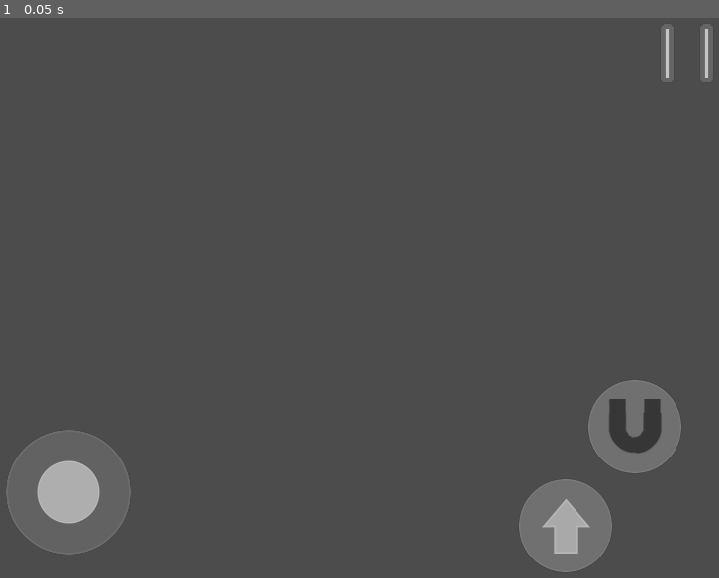
Above: before the commit, frame 1.
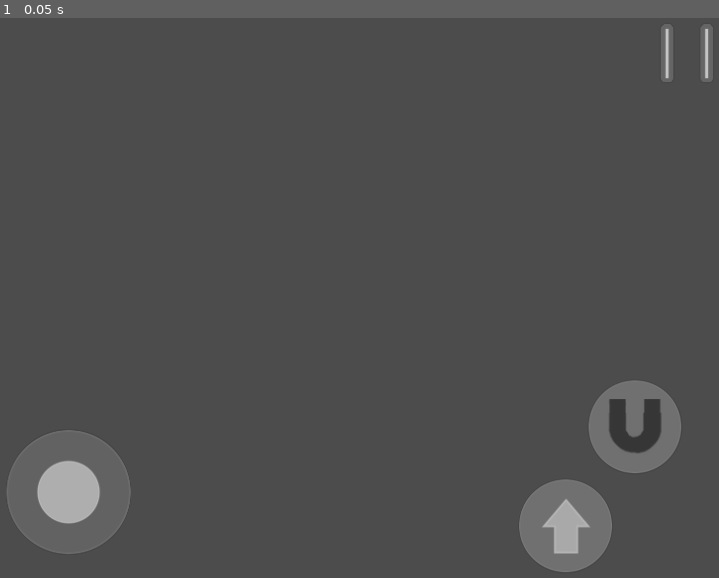
Above: after the commit, the same moment.

Repository: tomas7770/puzzle-ball
Game: Godot game, scene res://Scenes/UI/GameHUD/GameHUD.tscn
Same seed, same stepped clock (60 frames per second), same inputs: the game is played once before the commit and once after it. This scene is started directly instead of the project's main scene.
Inputs:
- Up to frame 1 (0.05 s): no input

The runs differ from the first frame. In frame 1, less than 0.1% of the frame differs, in the area x 5-95%, y 1-97%.

Commit message:
Enable bilinear filter for touchscreen controls

Diff:
--- a/Scenes/UI/TouchControls/TouchControls.tscn
+++ b/Scenes/UI/TouchControls/TouchControls.tscn
@@ -25,6 +25,7 @@
 font_data = ExtResource( 8 )
 
 [sub_resource type="ViewportTexture" id=1]
+flags = 4
 viewport_path = NodePath("Viewport")
 
 [node name="TouchControls" type="Control"]
